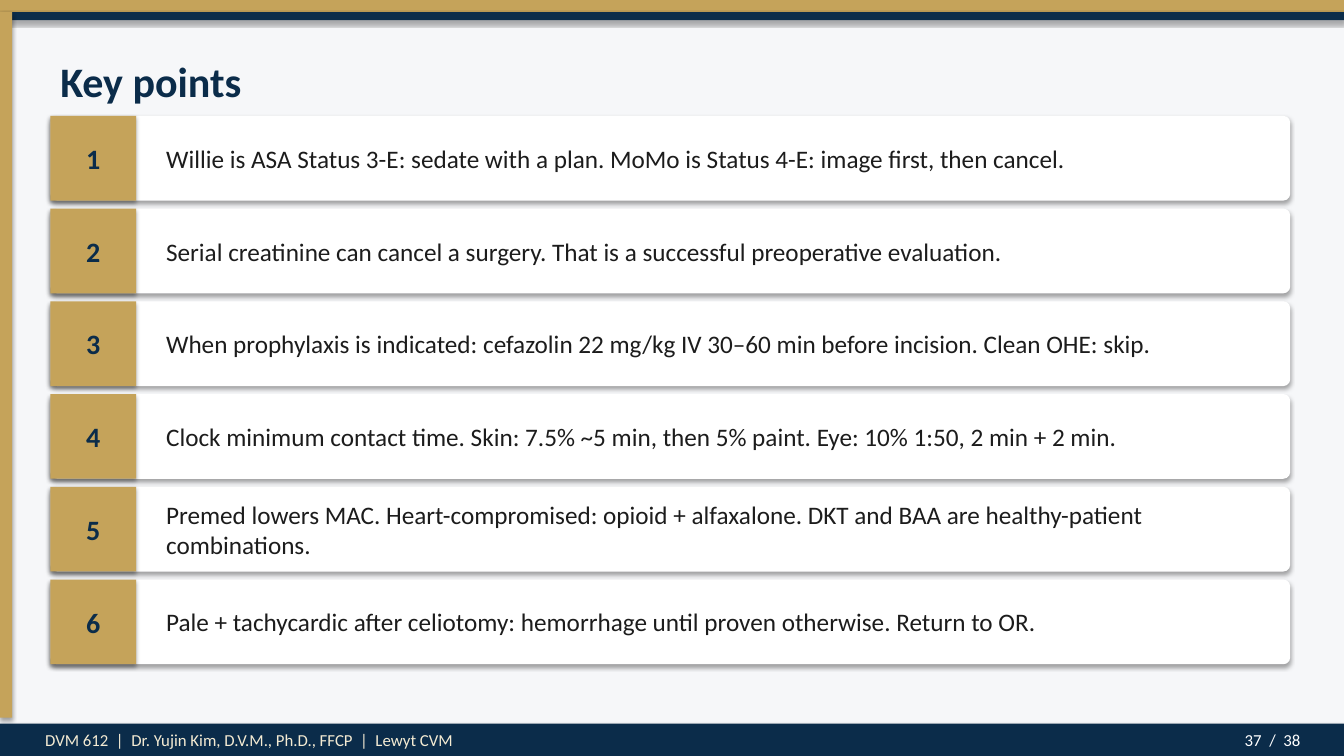
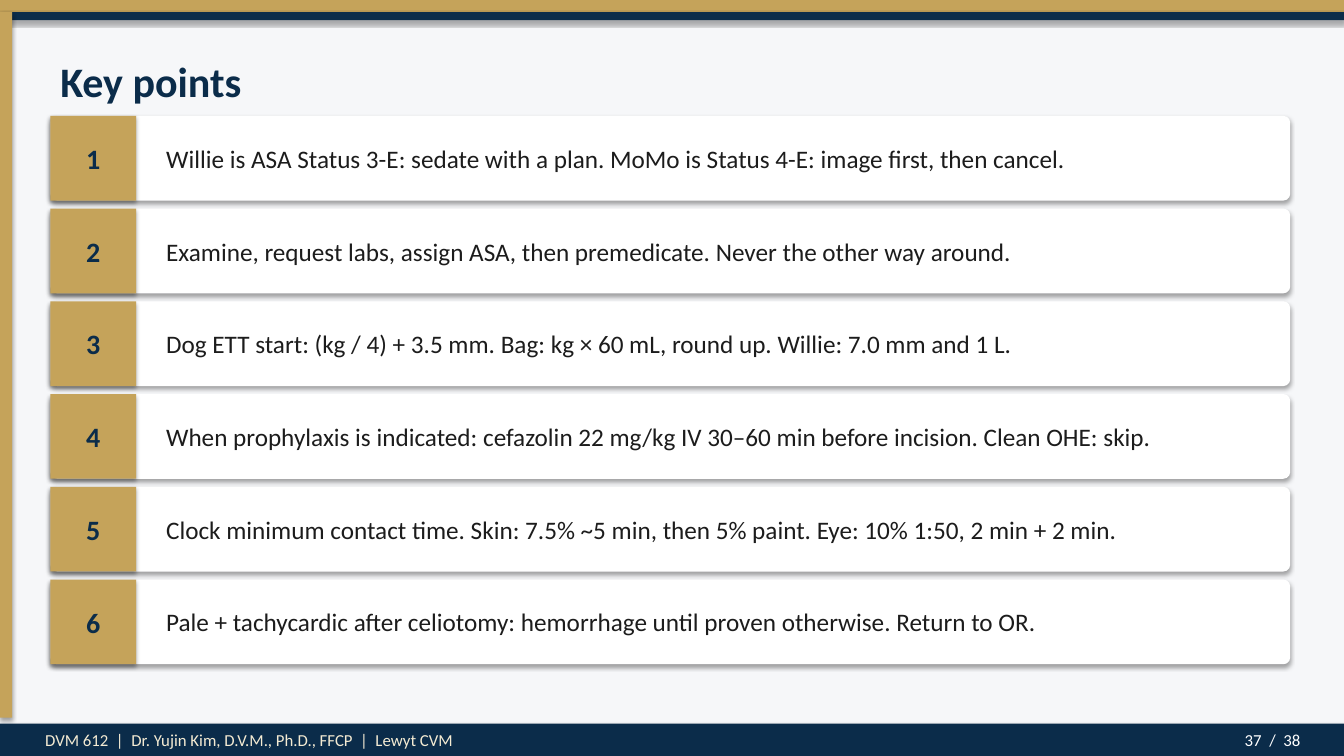
Before and after one commit to drkimvet/happycare, a slide deck: slide 37 of lectures/DVM-612_Week4_Preop_PatientPrep_Postop.pptx. Drawn at 1344x756 pixels with LibreOffice and Linux fonts; fonts in the diff are those of the drawing. Boxes give left, top, right and bottom in pixels: in the first picture for what was removed or moved away, otherwise in the second. Text is boxed around its words. In the diff, an @@ line names an element or a change of style, - is before the commit and + after.

```diff
--- a/lectures/DVM-612_Week4_Preop_PatientPrep_Postop.pptx
+++ b/lectures/DVM-612_Week4_Preop_PatientPrep_Postop.pptx
@@ text at [166,243,1011,266]: text changed @@
-Serial creatinine can cancel a surgery. That is a successful preoperative evaluation.
+Examine, request labs, assign ASA, then premedicate. Never the other way around.
@@ text added at [166,334,1011,358], 18 pt, text #1C1C1C @@
+Dog ETT start: (kg / 4) + 3.5 mm. Bag: kg × 60 mL, round up. Willie: 7.0 mm and 1 L.
@@ text "When prophylaxis is indicated: cefazolin ...": place and size @@
-text "When prophylaxis is indicated: cefazolin ..." at [166,335,1150,358]
+text "When prophylaxis is indicated: cefazolin ..." at [166,428,1150,451]
@@ text "Clock minimum contact time. Skin: ...": place and size @@
-text "Clock minimum contact time. Skin: ..." at [166,428,1115,450]
+text "Clock minimum contact time. Skin: ..." at [166,521,1115,543]
@@ text removed at [166,506,1142,554] @@
-Premed lowers MAC. Heart-compromised: opioid + alfaxalone. DKT and BAA are healthy-patient combinations.
```
Also in this commit, not shown: 15 other slides changed, 2 other files.
